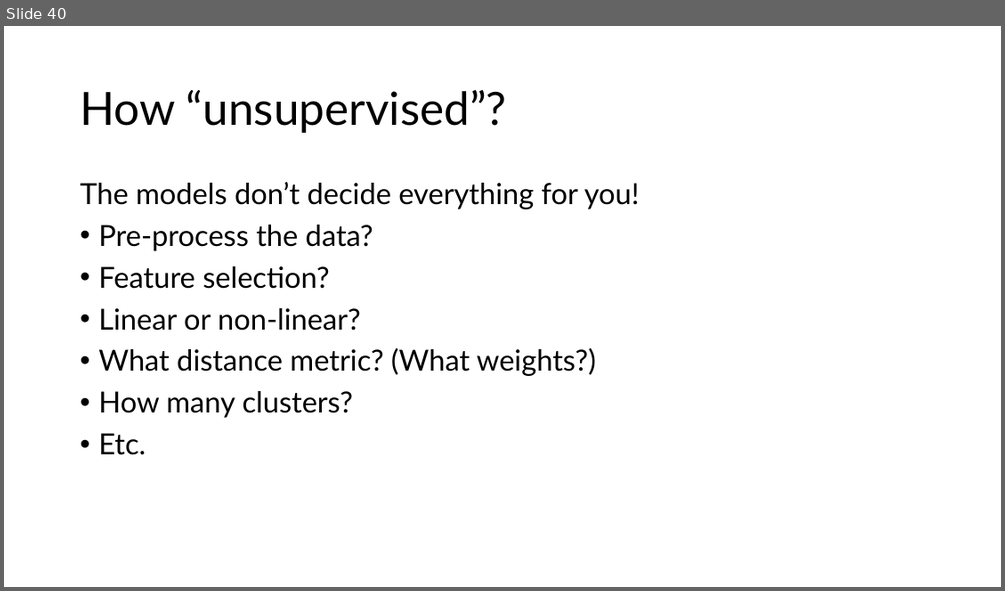
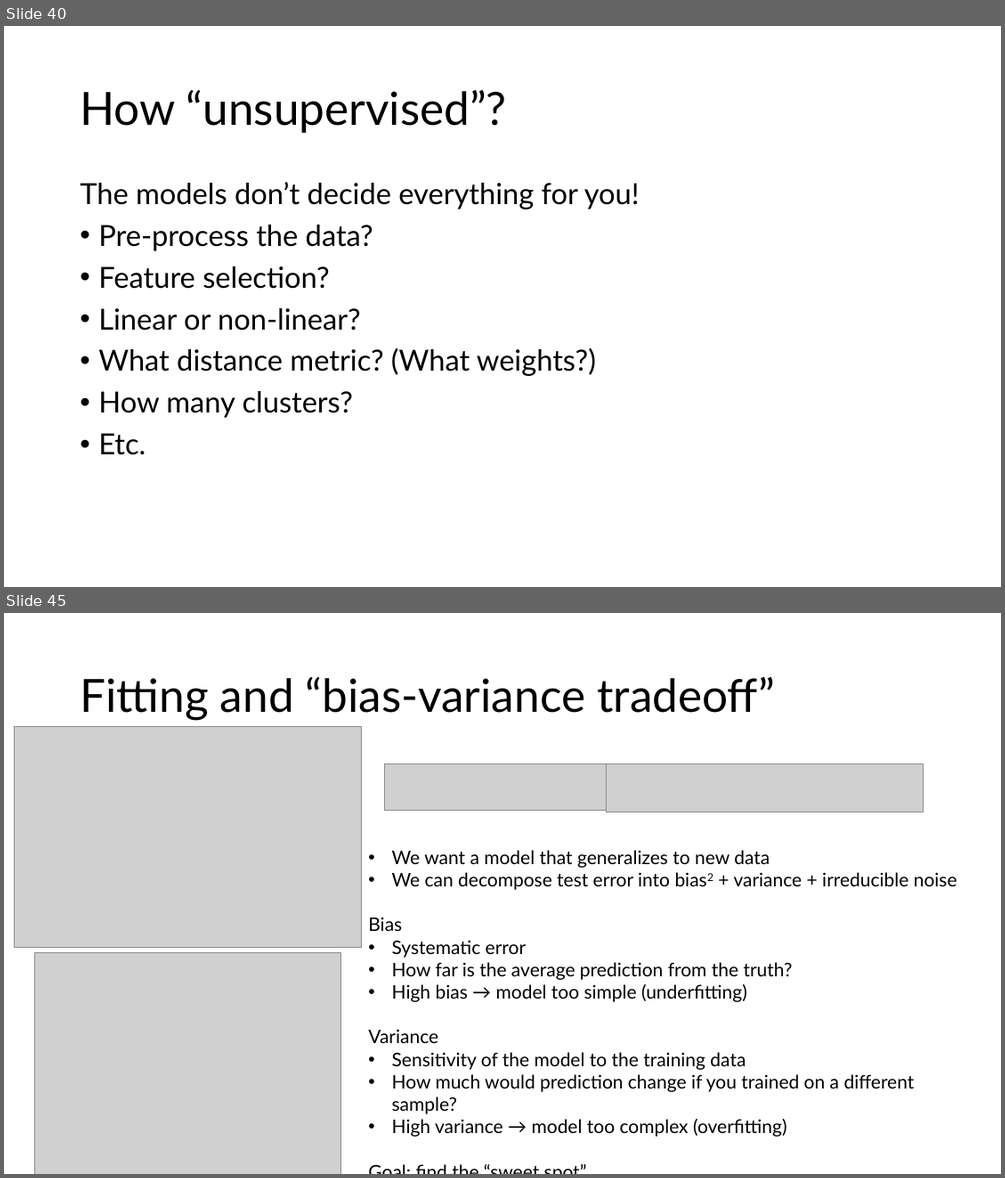
Before and after one commit to jmc108/hugen2073-textbook, a slide deck: lecture_slides/11_machine_learning/11_machine_learning.pptx. Shown one above the other, each under a label of ours: slide 40 before the commit, slides 40 and 45 after it; the slides between them are not shown. The pictures are 1005x591 and 1005x1178 pixels, drawn with LibreOffice and Linux fonts; fonts in the diff are those of the drawing; grey boxes stand for pictures. Boxes give left, top, right and bottom in pixels: in the first picture for what was removed or moved away, otherwise in the second. Text is boxed around its words. In the diff, an @@ line names an element or a change of style, - is before the commit and + after.

```diff
--- a/lecture_slides/11_machine_learning/11_machine_learning.pptx
+++ b/lecture_slides/11_machine_learning/11_machine_learning.pptx
@@ slide 45 added at <box>4,613,1001,1174</box>, background #FFFFFF @@
@@ title added at <box>80,677,774,720</box>, 44 pt, text #000000 @@
+Fitting and “bias-variance tradeoff”
@@ picture added at <box>15,726,362,948</box> @@
@@ picture added at <box>384,764,606,810</box> @@
@@ picture added at <box>607,764,923,811</box> @@
@@ text added at <box>368,850,957,1136</box>, 18 pt, text #000000 @@
+• We want a model that generalizes to new data
+• We can decompose test error into bias2 + variance + irreducible noise
+Bias
+• Systematic error
+• How far is the average prediction from the truth?
+• High bias → model too simple (underfitting)
+Variance
+• Sensitivity of the model to the training data
+• How much would prediction change if you trained on a different sample?
+• High variance → model too complex (overfitting)
+Goal: find the “sweet spot”
@@ picture added at <box>34,952,340,1174</box> @@
```
Also in this commit, not shown: 16 other slides added, 4 other files.
